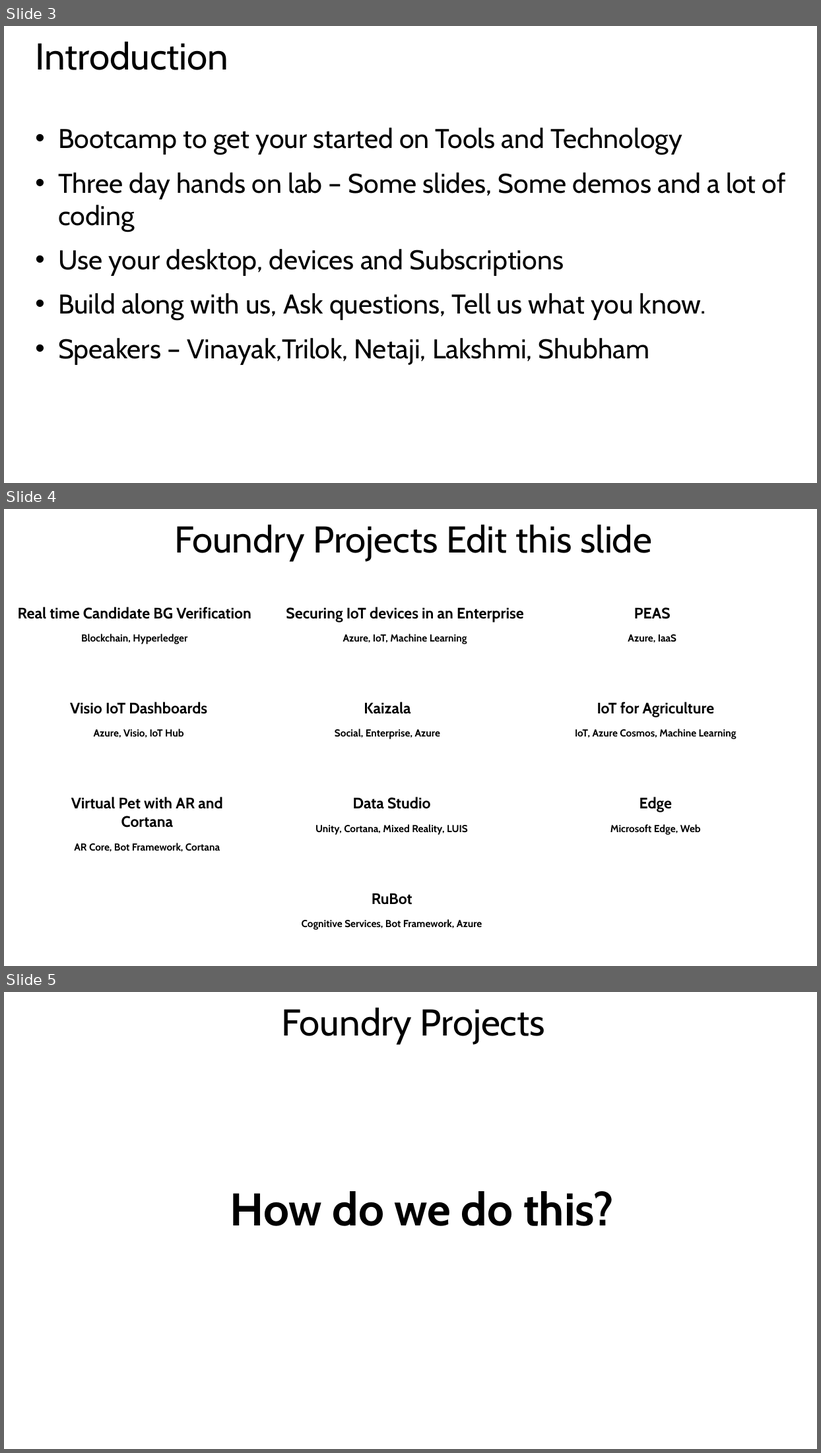
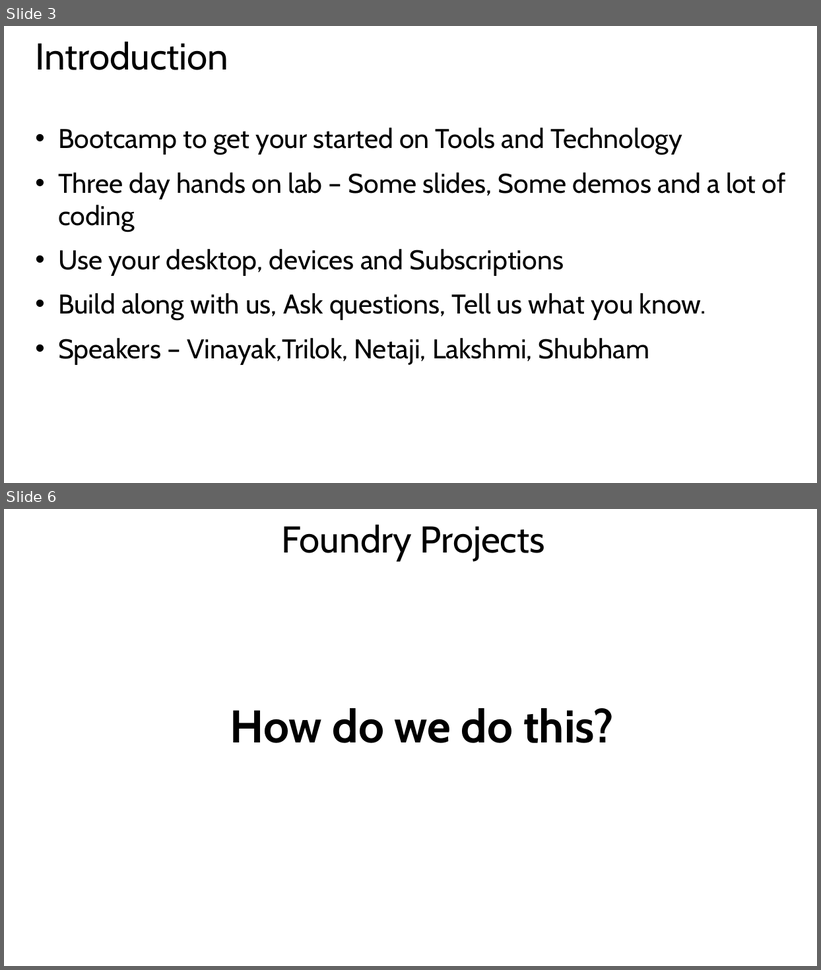
Before and after one commit to byteridge/Foundry2019-Bootcamp, a slide deck: 1.Introduction.pptx. Shown one above the other, each under a label of ours: slides 3, 4 and 5 before the commit, slides 3 and 6 after it; the slides between them are not shown. The pictures are 821x1453 and 821x970 pixels, drawn with LibreOffice and Linux fonts; fonts in the diff are those of the drawing. Boxes give left, top, right and bottom in pixels: in the first picture for what was removed or moved away, otherwise in the second. Text is boxed around its words. In the diff, an @@ line names an element or a change of style, - is before the commit and + after.

Commit message:
Project List updated

```diff
--- a/1.Introduction.pptx
+++ b/1.Introduction.pptx
@@ slide 4 removed at <box>4,509,817,966</box>, background #FFFFFF @@
@@ title removed at <box>174,524,652,561</box> @@
-Foundry Projects Edit this slide
@@ text removed at <box>18,607,252,644</box> @@
-Real time Candidate BG Verification
-Blockchain, Hyperledger
@@ text removed at <box>286,607,524,644</box> @@
-Securing IoT devices in an Enterprise
-Azure, IoT, Machine Learning
@@ text removed at <box>628,607,677,643</box> @@
-PEAS
-Azure, IaaS
@@ text removed at <box>70,702,207,738</box> @@
-Visio IoT Dashboards
-Azure, Visio, IoT Hub
@@ text removed at <box>335,702,440,739</box> @@
-Kaizala
-Social, Enterprise, Azure
@@ text removed at <box>575,702,737,739</box> @@
-IoT for Agriculture
-IoT, Azure Cosmos, Machine Learning
@@ text removed at <box>71,797,222,852</box> @@
-Virtual Pet with AR and Cortana
-AR Core, Bot Framework, Cortana
@@ text removed at <box>316,797,468,835</box> @@
-Data Studio
-Unity, Cortana, Mixed Reality, LUIS
@@ text removed at <box>611,797,701,835</box> @@
-Edge
-Microsoft Edge, Web
@@ text removed at <box>302,894,482,930</box> @@
-RuBot
-Cognitive Services, Bot Framework, Azure
@@ what was slide 5 is now slide 6 @@
```
Also in this commit, not shown: 2 slides added.
